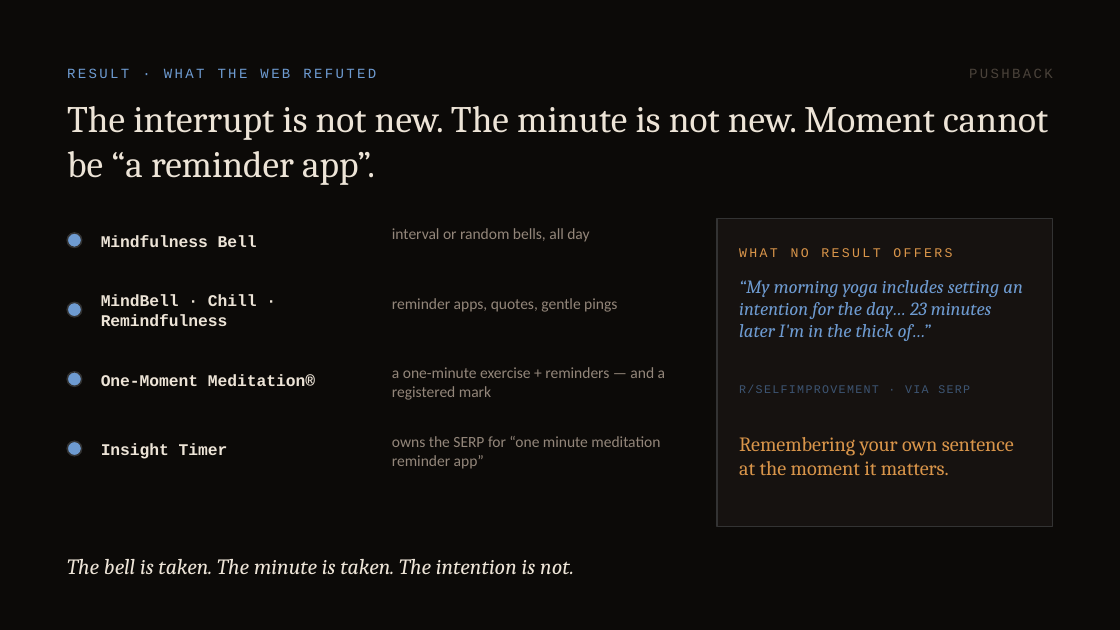
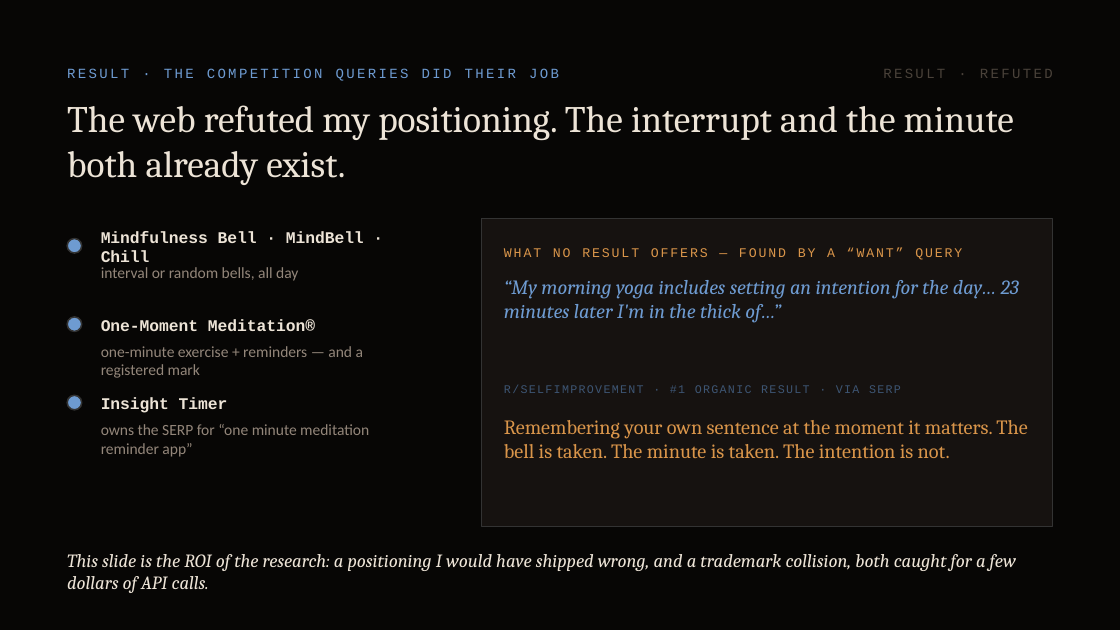
Before and after one commit to kewinzaq1/first-breath, a slide deck: slide 7 of docs/first-breath-how-it-works.pptx (slide 6 before the commit). Drawn at 1120x630 pixels with LibreOffice and Linux fonts; fonts in the diff are those of the drawing. Boxes give left, top, right and bottom in pixels: in the first picture for what was removed or moved away, otherwise in the second. Text is boxed around its words. In the diff, an @@ line names an element or a change of style, - is before the commit and + after.

```diff
--- a/docs/first-breath-how-it-works.pptx
+++ b/docs/first-breath-how-it-works.pptx
@@ background #0C0A08 to #070605 @@
@@ text at [67, 68, 559, 81]: text changed @@
-RESULT · WHAT THE WEB REFUTED
+RESULT · THE COMPETITION QUERIES DID THEIR JOB
@@ text at [883, 69, 1053, 78]: text changed @@
-PUSHBACK
+RESULT · REFUTED
@@ text at [67, 105, 1014, 185]: text changed @@
-The interrupt is not new. The minute is not new. Moment cannot be “a reminder app”.
+The web refuted my positioning. The interrupt and the minute both already exist.
@@ ellipse: place and size @@
-ellipse at [67, 233, 82, 248]
+ellipse at [67, 239, 82, 253]
@@ text at [101, 231, 364, 262]: text changed @@
-Mindfulness Bell
+Mindfulness Bell · MindBell · Chill
@@ rectangle: place and size @@
-rectangle at [717, 218, 1053, 526]
+rectangle at [482, 218, 1053, 526]
@@ text "interval or random bells, all ...": place and size @@
-text "interval or random bells, all ..." at [392, 228, 589, 242]
+text "interval or random bells, all ..." at [101, 267, 298, 281]
@@ text at [504, 247, 962, 260]: text changed @@
-WHAT NO RESULT OFFERS
+WHAT NO RESULT OFFERS — FOUND BY A “WANT” QUERY
@@ text removed at [101, 294, 257, 326] @@
-MindBell · Chill · Remindfulness
@@ text removed at [392, 298, 617, 312] @@
-reminder apps, quotes, gentle pings
@@ text "“My morning yoga includes setting ...": place and size @@
-text "“My morning yoga includes setting ..." at [739, 280, 1023, 341]
+text "“My morning yoga includes setting ..." at [504, 280, 1019, 323]
@@ text "“My morning yoga includes setting ..." at [504, 280, 1019, 323]: size 12 to 13 pt @@
@@ ellipse: place and size @@
-ellipse at [67, 302, 82, 317]
+ellipse at [67, 317, 82, 332]
@@ text "One-Moment Meditation®": place and size @@
-text "One-Moment Meditation®" at [101, 374, 315, 386]
+text "One-Moment Meditation®" at [101, 319, 315, 331]
@@ text at [101, 346, 363, 378]: text changed @@
-a one-minute exercise + reminders — and a registered mark
+one-minute exercise + reminders — and a registered mark
@@ text "Insight Timer": place and size @@
-text "Insight Timer" at [101, 443, 228, 459]
+text "Insight Timer" at [101, 397, 228, 413]
@@ text at [504, 385, 901, 393]: text changed @@
-R/SELFIMPROVEMENT · VIA SERP
+R/SELFIMPROVEMENT · #1 ORGANIC RESULT · VIA SERP
@@ ellipse: place and size @@
-ellipse at [67, 372, 82, 386]
+ellipse at [67, 395, 82, 410]
@@ ellipse removed at [67, 441, 82, 456] @@
@@ text "owns the SERP for “one ...": place and size @@
-text "owns the SERP for “one ..." at [392, 436, 660, 469]
+text "owns the SERP for “one ..." at [101, 424, 369, 457]
@@ text at [504, 420, 1027, 458]: text changed @@
-Remembering your own sentence at the moment it matters.
+Remembering your own sentence at the moment it matters. The bell is taken. The minute is taken. The intention is not.
@@ text removed at [67, 559, 574, 574] @@
-The bell is taken. The minute is taken. The intention is not.
@@ text added at [67, 554, 1016, 593], 12 pt, text #EDE4D7, italic @@
+This slide is the ROI of the research: a positioning I would have shipped wrong, and a trademark collision, both caught for a few dollars of API calls.
```
Also in this commit, not shown: 5 other slides changed, 4 slides added, 4 slides removed, 6 other files.
